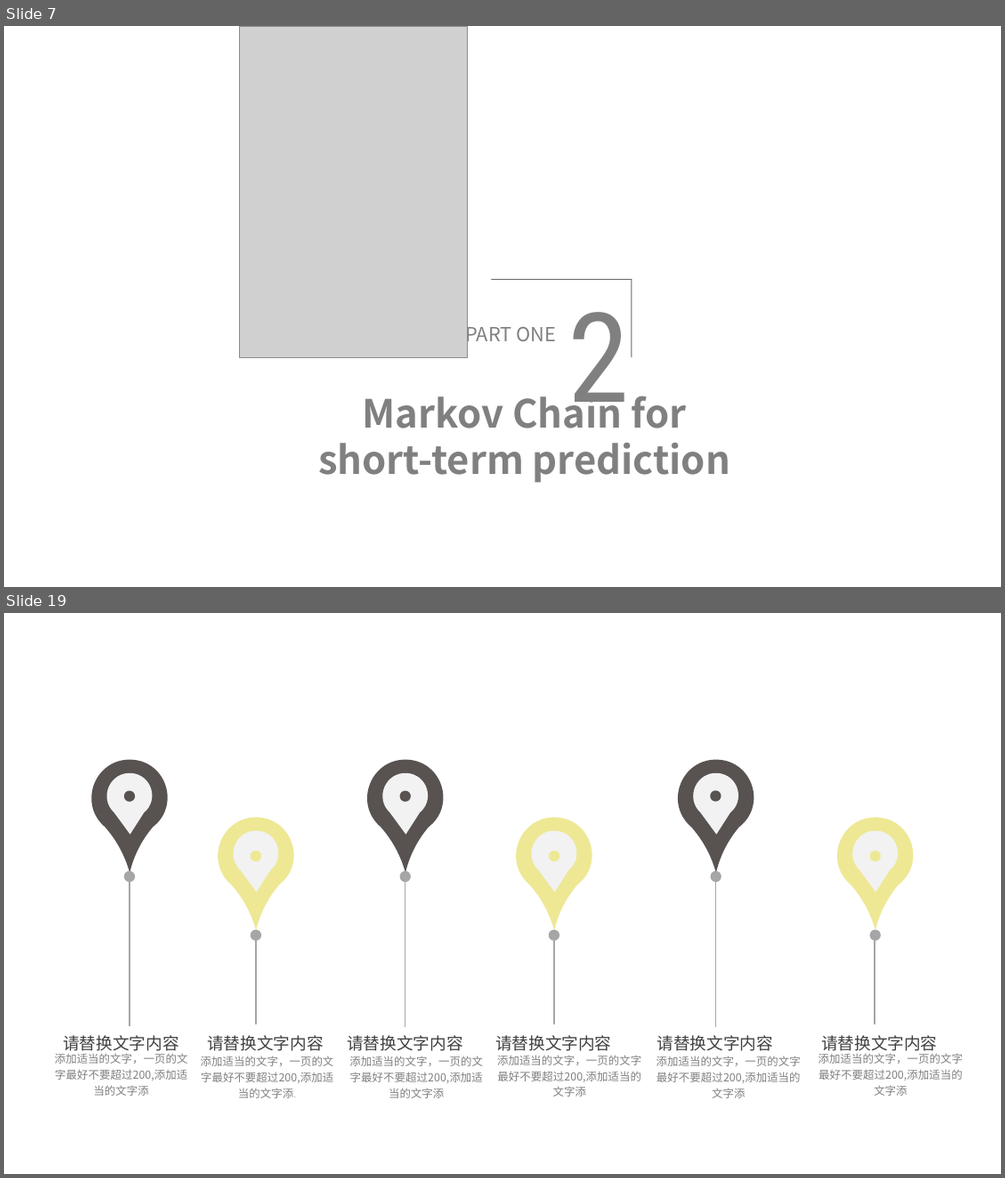
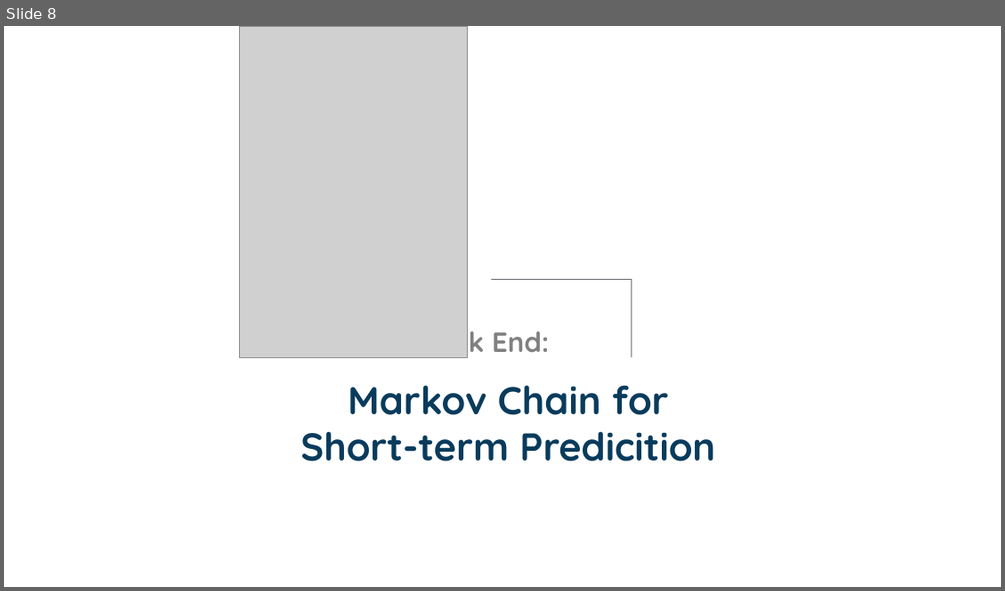
Before and after one commit to yippp/Musier, a slide deck: MidtermPRE/MusierMidtermFront.pptx. Shown one above the other, each under a label of ours: slides 7 and 19 before the commit, slide 8 after it; the slides between them are not shown. The pictures are 1005x1178 and 1005x591 pixels, drawn with LibreOffice and Linux fonts; fonts in the diff are those of the drawing; grey boxes stand for pictures. Boxes give left, top, right and bottom in pixels: in the first picture for what was removed or moved away, otherwise in the second. Text is boxed around its words. In the diff, an @@ line names an element or a change of style, - is before the commit and + after.

```diff
--- a/MidtermPRE/MusierMidtermFront.pptx
+++ b/MidtermPRE/MusierMidtermFront.pptx
@@ slide 19 removed at bbox=[4, 613, 1001, 1174], background #FFFFFF @@
@@ group removed at bbox=[55, 760, 188, 1095]: 4 freeform shapes, 2 texts, 1 line @@
-请替换文字内容
-添加适当的文字，一页的文字最好不要超过200,添加适当的文字添
@@ group removed at bbox=[347, 760, 483, 1098]: 4 freeform shapes, 2 texts, 1 line @@
-请替换文字内容
-添加适当的文字，一页的文字最好不要超过200,添加适当的文字添
@@ group removed at bbox=[656, 760, 801, 1098]: 4 freeform shapes, 2 texts, 1 line @@
-请替换文字内容
-添加适当的文字，一页的文字最好不要超过200,添加适当的文字添
@@ group removed at bbox=[201, 818, 334, 1098]: 4 freeform shapes, 2 texts, 1 line @@
-请替换文字内容
-添加适当的文字，一页的文字最好不要超过200,添加适当的文字添.
@@ group removed at bbox=[495, 818, 641, 1096]: 4 freeform shapes, 2 texts, 1 line @@
-请替换文字内容
-添加适当的文字，一页的文字最好不要超过200,添加适当的文字添
@@ group removed at bbox=[818, 818, 963, 1095]: 4 freeform shapes, 2 texts, 1 line @@
-请替换文字内容
-添加适当的文字，一页的文字最好不要超过200,添加适当的文字添
@@ what was slide 7 is now slide 8 @@
@@ slide 8 changed as well @@
@@ text removed at bbox=[568, 312, 630, 428] @@
-2
@@ text at bbox=[419, 322, 549, 359]: text changed; size 14 to 20 pt; font Noto Sans CJK SC to Quicksand; bold on @@
-PART ONE
+Back End:
@@ text at bbox=[300, 385, 715, 461]: text changed; font Noto Sans CJK SC to Quicksand; text colour #808080 to #093B5C @@
-Markov Chain for short-term prediction
+Markov Chain for Short-term Predicition
```
Also in this commit, not shown: 2 other slides changed, 11 slides added, 21 other slides removed.
